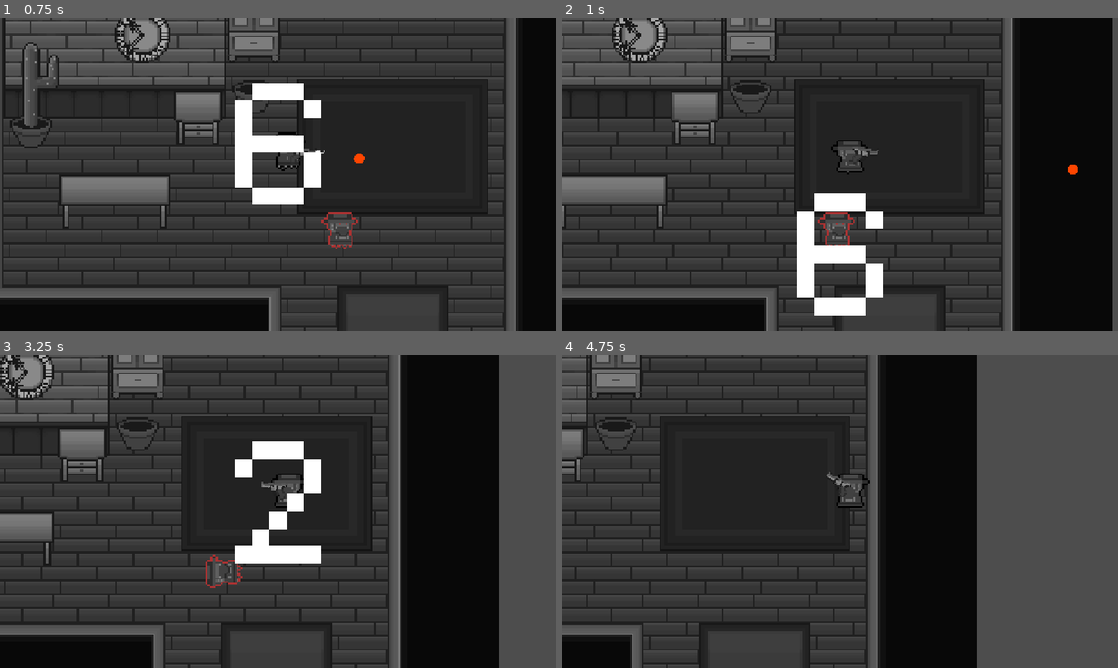
Above: before the commit, frames 1-4 (two rows, left to right).
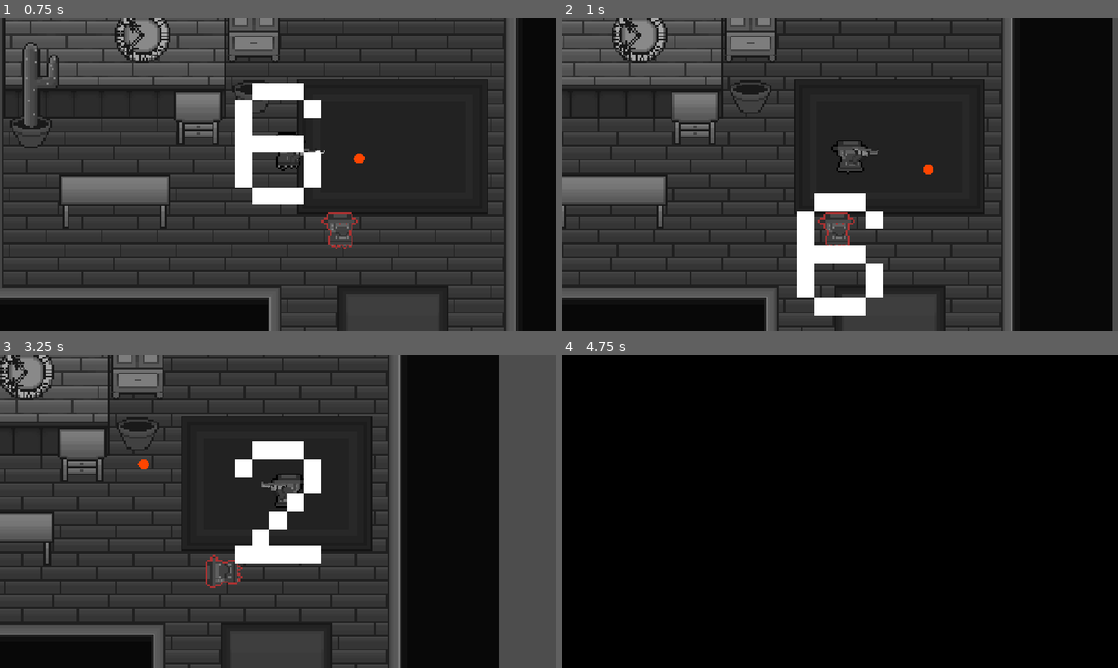
Above: after the commit, the same moments.

Repository: jpsalim21/GMTK_2026_2
Game: Godot game, scene res://BaseGame/scenes/scene1.tscn
Same seed, same stepped clock (60 frames per second), same inputs: the game is played once before the commit and once after it.
Inputs (mouse positions are in pixels of both pictures, inside the frame that each line leads up to):
- Up to frame 1 (0.75 s): tap Enter (ui_accept) at 0.5 s; move the mouse to (400, 158) at 0.52 s; hold Right (ui_right) from 0.53 s (still down); click (400, 158) at 0.6 s
- Up to frame 2 (1 s): keep holding Right (ui_right); tap Enter (ui_accept) at 0.77 s
- Up to frame 3 (3.25 s): release Right (ui_right) at 1.25 s; drag from (166, 527) to (250, 574) at 1.27 s; tap Enter (ui_accept) at 2 s; move the mouse to (333, 442) at 2.02 s; hold Left (ui_left) 2.03-2.75 s; hold Right mouse button (MouseRight) 2.03-2.75 s; click (333, 442) at 2.3 s; drag from (250, 574) to (111, 464) at 2.77 s
- Up to frame 4 (4.75 s): move the mouse to (1006, 558) at 3.52 s; hold Right (ui_right) 3.53-4.25 s; click (1006, 558) at 3.6 s; tap Enter (ui_accept) at 3.77 s; drag from (673, 464) to (756, 433) at 4.27 s

Frame 1 is identical in both runs. In frame 2, less than 0.1% of the frame differs, in the area x 65-93%, y 46-50%; in frame 3, less than 0.1%; in frame 4, 80%, in the area x 0-100%, y 0-100%.

Commit message:
Make win and lose conditions

Diff:
--- a/BaseGame/scenes/Enemy.gd
+++ b/BaseGame/scenes/Enemy.gd
@@ -1,5 +1,7 @@
+class_name Enemy
 extends Area2D
 @onready var sprite: AnimatedSprite2D = $AnimatedSprite2D
+@onready var level_controller: LevelController = %LevelController
 
 @export var alpha_zero_color : Color
 
@@ -11,6 +13,7 @@
 
 func die():
 	sprite.play("Die")
+	level_controller.enemy_died()
 	await sprite.animation_finished
 	var tween = create_tween()
 	tween.tween_property(sprite, "self_modulate", alpha_zero_color, 0.2)
--- a/BaseGame/scenes/Objects/Projetil.tscn
+++ b/BaseGame/scenes/Objects/Projetil.tscn
@@ -7,7 +7,7 @@
 
 [node name="Area2D" type="Area2D" unique_id=962626050]
 collision_layer = 4
-collision_mask = 2
+collision_mask = 18
 script = ExtResource("1_0x1j3")
 speed = 500.0
 
--- a/BaseGame/scenes/scene1.tscn
+++ b/BaseGame/scenes/scene1.tscn
@@ -4,6 +4,7 @@
 [ext_resource type="PackedScene" uid="uid://e2txrp1c11im" path="res://BaseGame/scenes/Interface/CountDown_Interface.tscn" id="3_bjq8p"]
 [ext_resource type="Texture2D" uid="uid://csbwar16qjm7" path="res://BaseGame/assets/sprites/Tilemap.png" id="3_uerhd"]
 [ext_resource type="PackedScene" uid="uid://01avvg7wa23e" path="res://BaseGame/scenes/inimigo.tscn" id="4_eo0cp"]
+[ext_resource type="Script" uid="uid://d3aginlgsc0ca" path="res://BaseGame/scripts/LevelController.gd" id="5_ictbi"]
 
 [sub_resource type="TileSetAtlasSource" id="TileSetAtlasSource_cjtjg"]
 texture = ExtResource("3_uerhd")
@@ -174,5 +175,13 @@
 
 [node name="CanvasLayer" parent="." unique_id=874731779 instance=ExtResource("3_bjq8p")]
 
-[node name="Inimigo" parent="." unique_id=595647341 instance=ExtResource("4_eo0cp")]
+[node name="LevelController" type="Node" parent="." unique_id=1685071563]
+unique_name_in_owner = true
+script = ExtResource("5_ictbi")
+
+[node name="Timer" type="Timer" parent="LevelController" unique_id=1025414773]
+
+[node name="Inimigos" type="Node2D" parent="." unique_id=948217755]
+
+[node name="Inimigo" parent="Inimigos" unique_id=595647341 instance=ExtResource("4_eo0cp")]
 position = Vector2(66, 32)
--- /dev/null
+++ b/BaseGame/scripts/LevelController.gd
@@ -0,0 +1,28 @@
+class_name LevelController
+extends Node
+
+@export var player : Player
+@onready var enemy_father : Node2D = $"../Inimigos"
+@onready var timer: Timer = $Timer
+var selecao_fases : String = "res://BaseGame/scenes/SelecaoFases.tscn"
+
+var enemy_number : int
+
+var ended : bool = false
+
+func _ready() -> void:
+	enemy_number = enemy_father.get_child_count()
+
+func enemy_died():
+	enemy_number -= 1
+	if enemy_number <= 0:
+		ended = true
+		timer.start(1.0)
+		await timer.timeout
+		SceneController.changeSceneTo(selecao_fases)
+
+func player_shooted(bullets_left : int):
+	if bullets_left <= 0 and !ended:
+		timer.start(2.0)
+		await timer.timeout
+		SceneController.reloadCurrentScene()
--- a/BaseGame/scripts/player.gd
+++ b/BaseGame/scripts/player.gd
@@ -1,3 +1,4 @@
+class_name Player
 extends CharacterBody2D
 
 @onready var player_sprite: AnimatedSprite2D = $PlayerSprite
@@ -5,6 +6,7 @@
 @onready var ray_1: RayCast2D = $Raycasts/Ray1
 @onready var ray_2: RayCast2D = $Raycasts/Ray2
 @onready var aim_line: Line2D = $Raycasts/Line2D
+@onready var level_controller: LevelController = %LevelController
 
 @export var count_down_interface : CountDownInterface
 
@@ -21,7 +23,6 @@
 func _ready() -> void:
 	revolverPosition = revolver_sprite.position.x
 	GameManager.time_scale_changed.connect( time_scale_change )
-	pass
 
 func _process(delta: float) -> void:
 	var mousePosition = get_global_mouse_position()
@@ -64,6 +65,7 @@
 	if bullets_left <= 0:
 		return
 	bullets_left -= 1
+
 	var bullet : Bullet = PROJETIL.instantiate()
 	get_tree().current_scene.add_child(bullet)
 	bullet.setup(aim_direction.normalized())
@@ -73,6 +75,7 @@
 	count_down_interface.run_down_animation(bullets_left)
 	await revolver_sprite.animation_finished
 	revolver_sprite.play("idle")
+	level_controller.player_shooted(bullets_left)
 
 func time_scale_change(new_value : float):
 	revolver_sprite.speed_scale = 1.0 / new_value
Not shown, added: BaseGame/scripts/LevelController.gd.uid
